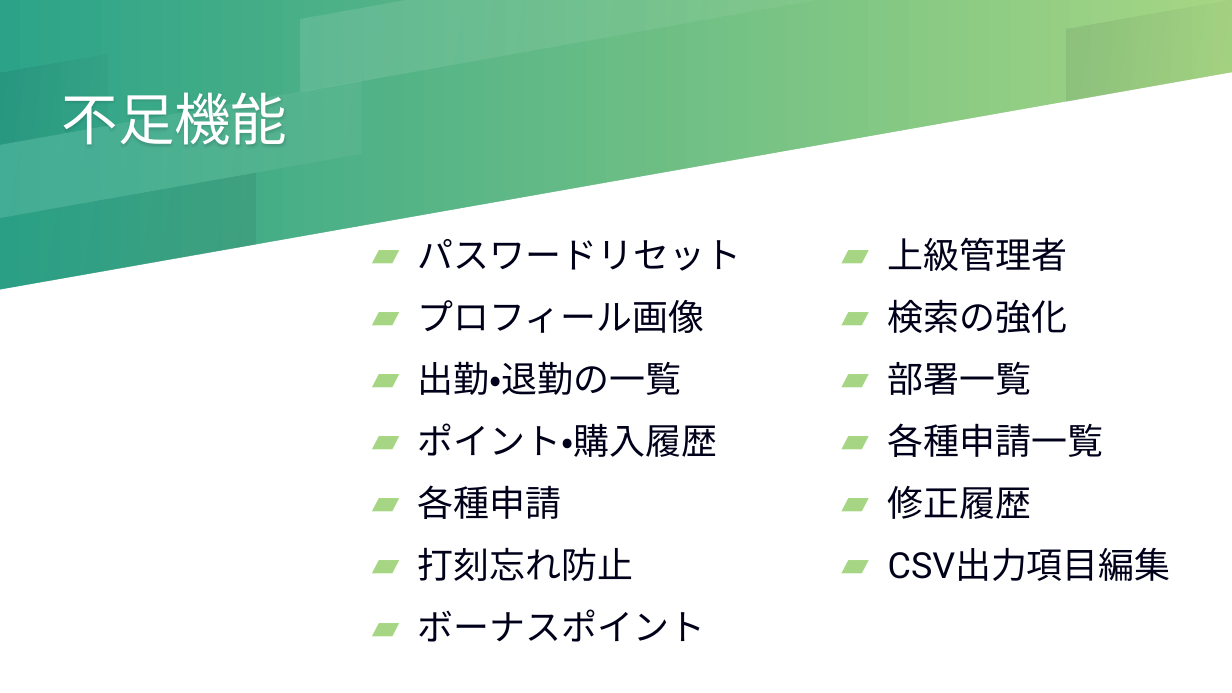
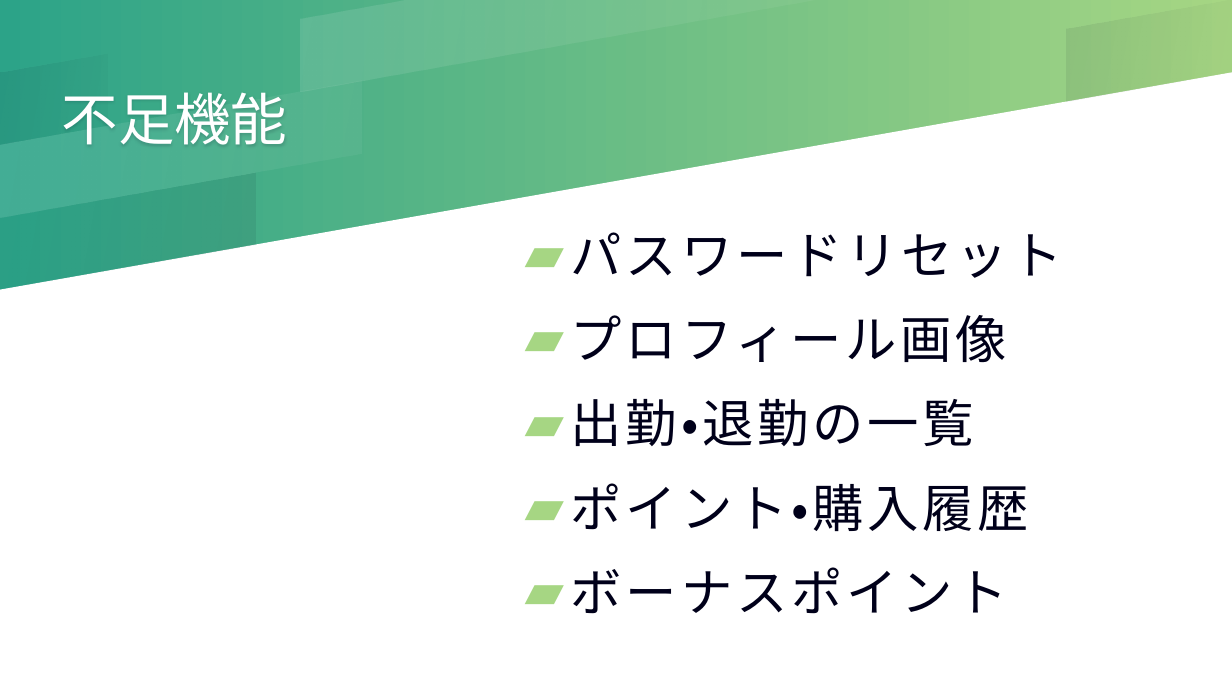
Before and after one commit to Ikeda-Tomohisa/point, a slide deck: slide 4 of PHP自作発表.pptx. Drawn at 1232x693 pixels with LibreOffice and Linux fonts; fonts in the diff are those of the drawing. Boxes give left, top, right and bottom in pixels: in the first picture for what was removed or moved away, otherwise in the second. Text is boxed around its words. In the diff, an @@ line names an element or a change of style, - is before the commit and + after.

```diff
--- a/PHP自作発表.pptx
+++ b/PHP自作発表.pptx
@@ text "パスワードリセット": place and size @@
-text "パスワードリセット" at [418,239,741,642]
+text "パスワードリセット" at [571,232,1063,614]
@@ text "パスワードリセット" at [571,232,1063,614]: size 28 to 40 pt, letter spacing 0 to 3 pt @@
@@ text removed at [888,237,1171,581] @@
-▰ 上級管理者
-▰ 検索の強化
-▰ 部署一覧
-▰ 各種申請一覧
-▰ 修正履歴
-▰ CSV出力項目編集
@@ text at [418,485,633,581]: paragraphs removed @@
-▰ 各種申請
-▰ 打刻忘れ防止
```
Also in this commit, not shown: 4 other slides changed, 2 other files.
